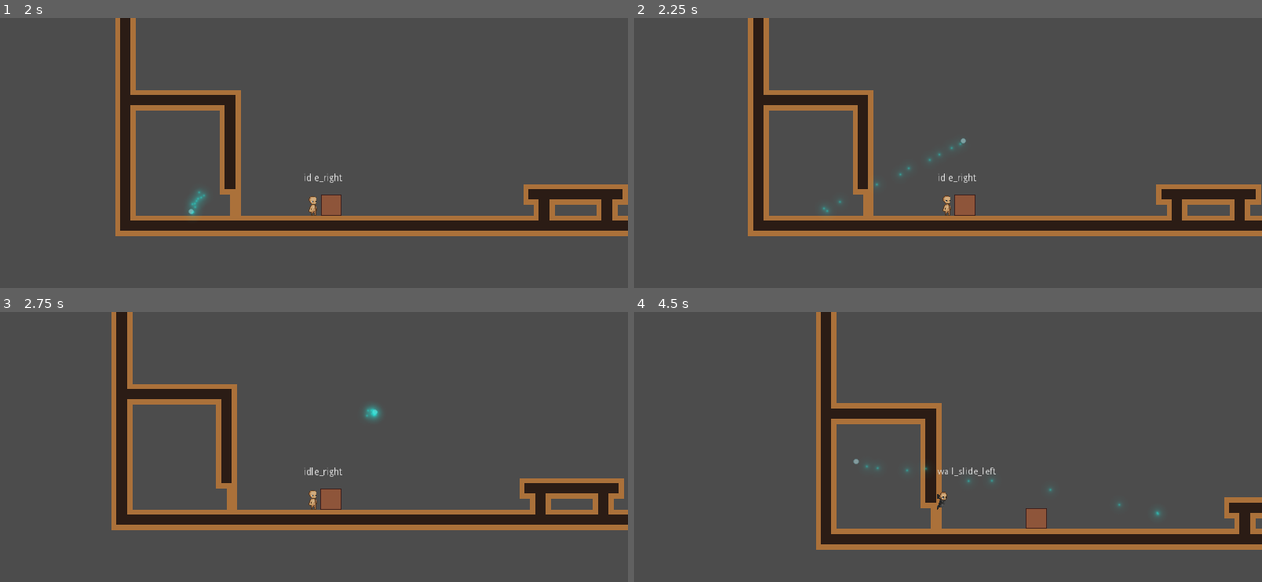
Above: before the commit, frames 1-4 (two rows, left to right).
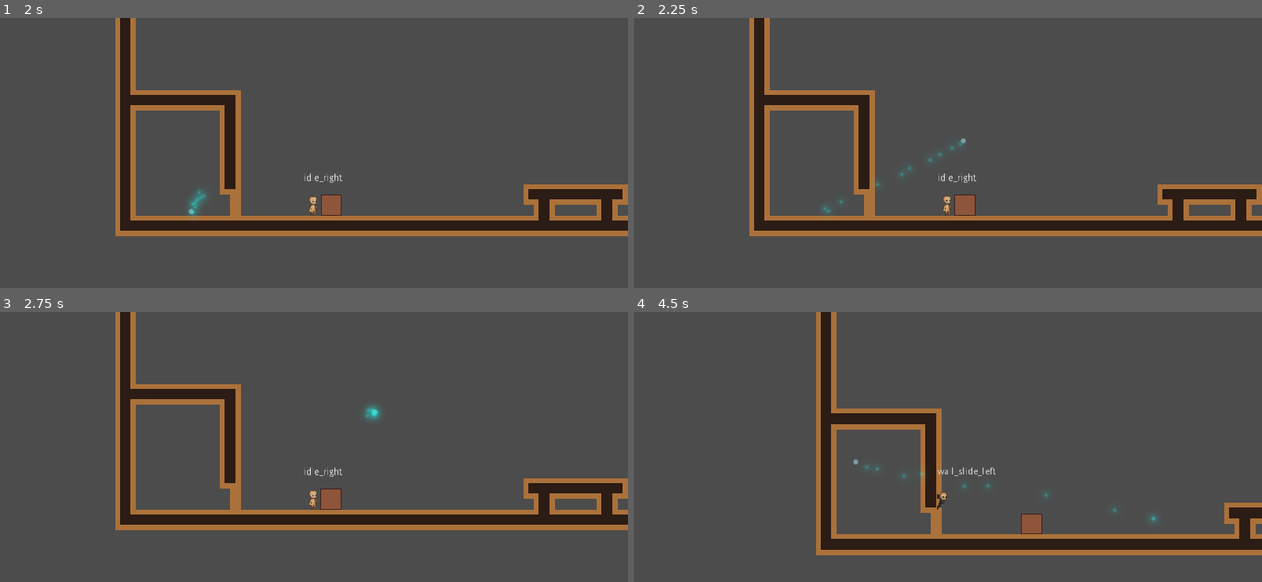
Above: after the commit, the same moments.

Repository: Sleeping-Robot-Games/tiny-human
Game: Godot game, scene res://levels/demo/home.tscn
The game is run twice, just before and just after one commit, with the same random seed, the same clock (stepped at 60 frames per second) and the same inputs.
Inputs (mouse positions are in pixels of both pictures, inside the frame that each line leads up to):
- Up to frame 1 (2 s): move the mouse to (452, 177) at 0.52 s; hold Right (move_right) 0.53-1.28 s; hold E (interact, bound only after the commit) 0.53-1.28 s; tap Space (jump) at 0.77, 1.52 s; move the mouse to (188, 212) at 1.27 s; hold Down (move_down) from 1.28 s (still down); tap E (interact, bound only after the commit) at 1.35 s
- Up to frame 2 (2.25 s): move the mouse to (1010, 117) at 2.02 s; release Down (move_down) at 2.03 s; hold Right (move_right) from 2.03 s (still down); hold E (interact, bound only after the commit) from 2.03 s (still down)
- Up to frame 3 (2.75 s): keep holding Right (move_right); keep holding E (interact, bound only after the commit)
- Up to frame 4 (4.5 s): move the mouse to (916, 560) at 2.77 s; release E (interact, bound only after the commit) at 2.78 s; tap E (interact, bound only after the commit) at 2.85, 4.35 s; tap Space (jump) at 3.02, 3.77 s; move the mouse to (1136, 541) at 3.52 s; release Right (move_right) at 3.53 s; hold E (interact, bound only after the commit) 3.53-4.28 s; hold Left (move_left) from 3.53 s (still down); move the mouse to (759, 436) at 4.27 s

Frame 1 is identical in both runs. In frame 2, 0.9% of the frame differs, in the area x 18-100%, y 0-81%; in frame 3, 3.0%; in frame 4, 7.2%, in the area x 29-100%, y 33-91%.

Commit message:
pull wip

Diff:
--- a/characters/player/player.gd
+++ b/characters/player/player.gd
@@ -21,6 +21,7 @@
 var is_sliding = false
 var can_double_jump = false
 var level_complete = false
+var interact_object = null
 
 export (int, 0, 200) var push = 8
 
--- a/characters/player/state_machine.gd
+++ b/characters/player/state_machine.gd
@@ -35,6 +35,10 @@
 	states[state_name] = states.size()
 
 func _input(event):
+	if state == states.idle and parent.interact_object:
+		if event.is_action_pressed("interact"):
+			print(parent.interact_object.name)
+			parent.interact_object.action()
 	if state == states.idle or state == states.run:
 		if event.is_action_pressed("jump"):
 			parent.jump()
--- a/objects/box/box.gd
+++ b/objects/box/box.gd
@@ -1,2 +1,23 @@
 extends RigidBody2D
 class_name MovableBox
+
+var held = false
+
+
+func _on_GrabArea_body_entered(body):
+	if body.name == 'Player':
+		body.interact_object = self
+
+
+func _on_GrabArea_body_exited(body):
+	if body.name == 'Player':
+		body.interact_object = null
+
+func action():
+	held = !held
+	if held:
+		mode = RigidBody2D.MODE_STATIC
+
+		print('holding')
+	else:
+		print('let go')
--- a/objects/box/box.tscn
+++ b/objects/box/box.tscn
@@ -1,10 +1,13 @@
-[gd_scene load_steps=4 format=2]
+[gd_scene load_steps=5 format=2]
 
 [ext_resource path="res://objects/box/box.png" type="Texture" id=1]
 [ext_resource path="res://objects/box/box.gd" type="Script" id=2]
 
 [sub_resource type="CircleShape2D" id=1]
 radius = 16.0085
+
+[sub_resource type="RectangleShape2D" id=2]
+extents = Vector2( 18.0646, 15.9951 )
 
 [node name="Box" type="RigidBody2D"]
 mode = 2
@@ -16,9 +19,19 @@
 texture = ExtResource( 1 )
 
 [node name="CollisionShape2D" type="CollisionShape2D" parent="."]
+visible = false
 position = Vector2( -0.00846577, -0.0086956 )
 shape = SubResource( 1 )
 disabled = true
 
 [node name="CollisionPolygon2D" type="CollisionPolygon2D" parent="."]
 polygon = PoolVector2Array( -16, -16, 16, -16, 16, 0, 16, 10, 13, 12, 8.06321, 13.9295, 4.12949, 15.4531, -0.00462437, 16.0043, -4.13874, 15.4728, -8, 14, -13, 12, -16, 10, -16, 6, -15.9997, -0.0695379 )
+
+[node name="GrabArea" type="Area2D" parent="."]
+
+[node name="CollisionShape2D" type="CollisionShape2D" parent="GrabArea"]
+position = Vector2( 0.0389214, -0.0097332 )
+shape = SubResource( 2 )
+
+[connection signal="body_entered" from="GrabArea" to="." method="_on_GrabArea_body_entered"]
+[connection signal="body_exited" from="GrabArea" to="." method="_on_GrabArea_body_exited"]
--- a/project.godot
+++ b/project.godot
@@ -62,6 +62,11 @@
 , Object(InputEventKey,"resource_local_to_scene":false,"resource_name":"","device":0,"alt":false,"shift":false,"control":false,"meta":false,"command":false,"pressed":false,"scancode":87,"physical_scancode":0,"unicode":0,"echo":false,"script":null)
  ]
 }
+interact={
+"deadzone": 0.5,
+"events": [ Object(InputEventKey,"resource_local_to_scene":false,"resource_name":"","device":0,"alt":false,"shift":false,"control":false,"meta":false,"command":false,"pressed":false,"scancode":69,"physical_scancode":0,"unicode":0,"echo":false,"script":null)
+ ]
+}
 
 [physics]
 
